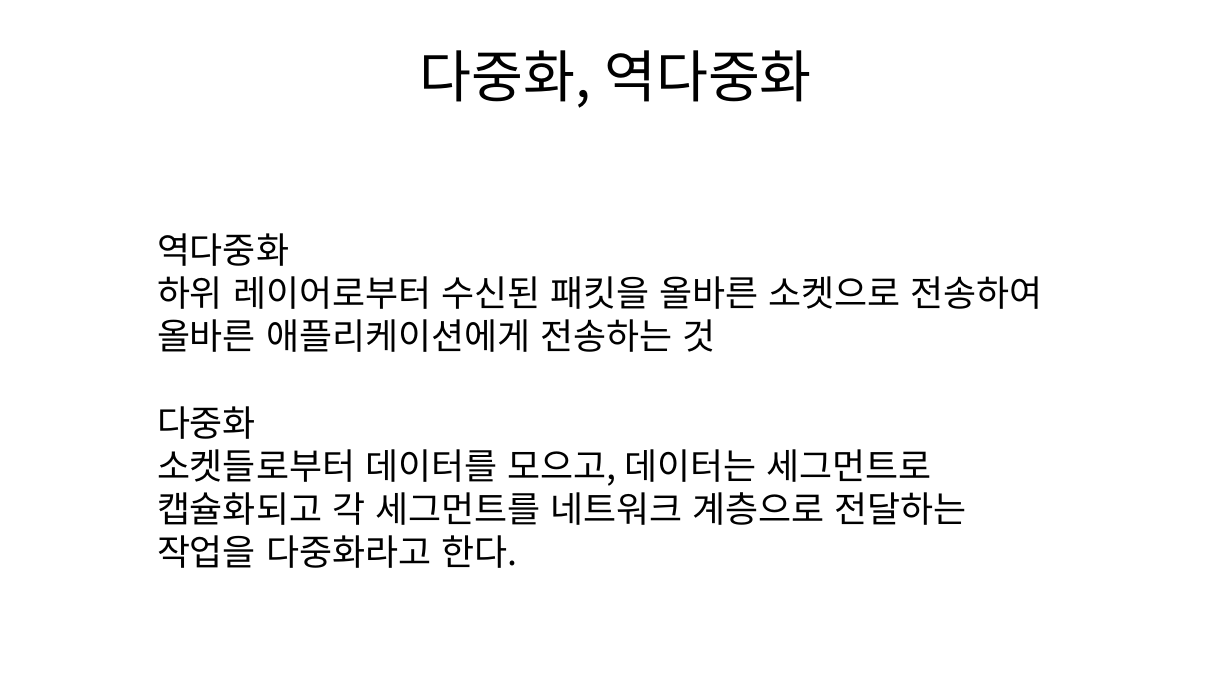
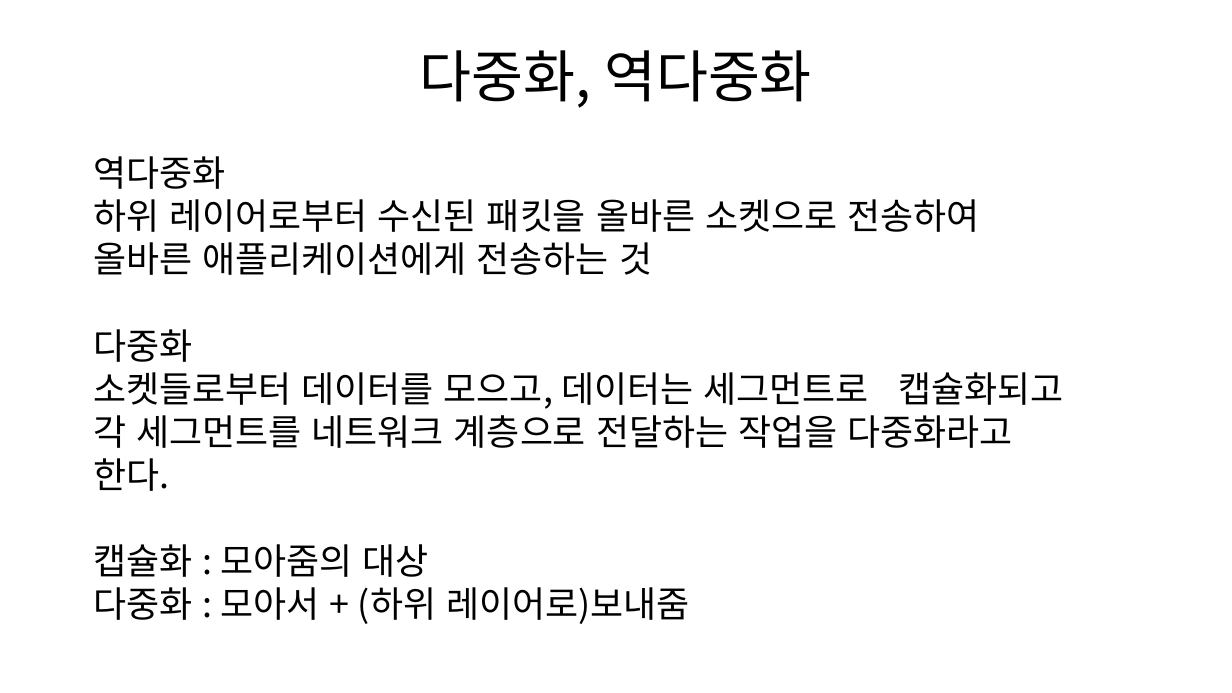
Before and after one commit to cs-study-org/cs-study, a slide deck: slide 7 of 17/beom/Transport.pptx. Drawn at 1232x693 pixels with LibreOffice and Linux fonts; fonts in the diff are those of the drawing. Boxes give left, top, right and bottom in pixels: in the first picture for what was removed or moved away, otherwise in the second. Text is boxed around its words. In the diff, an @@ line names an element or a change of style, - is before the commit and + after.

```diff
--- a/17/beom/Transport.pptx
+++ b/17/beom/Transport.pptx
@@ text "역다중화" moved from (x1=157, y1=233, x2=1042, y2=568) to (x1=94, y1=156, x2=1063, y2=624) @@
@@ text at (x1=94, y1=544, x2=689, y2=624): paragraphs added @@
+캡슐화 : 모아줌의 대상
+다중화 : 모아서 + (하위 레이어로)보내줌
```
Also in this commit, not shown: 1 other slide changed, 1 slide added.
